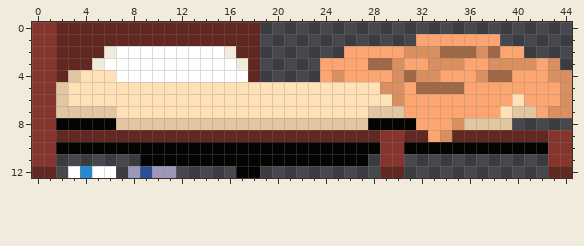
File history of a pixel-art sprite, Assets/Textures/StaticObjects/OliverBedroom/oliver-bed-bounce.png. Above is the file before it was changed.
The file is 45x13 pixels.
And afterwards:
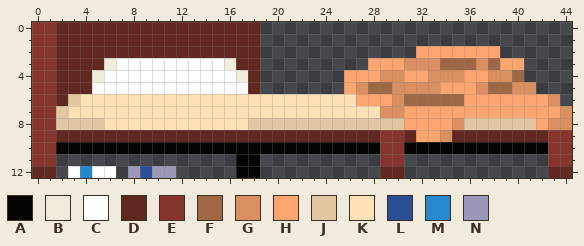
Palette (. is transparent): A #050403  B #f1ebdb  C #ffffff  D #612721  E #85352d  F #9e6746  G #da8f61  H #fca570  J #e2c6a2  K #ffe0b7  L #2b4e95  M #2789cd  N #9a97b9
Difference:
The author changed colour C to colour B in row 3 at x 6 and 16; in row 4 at x 17.
The author changed colour K to colour B in row 4 at x 5.
The author changed colour K to colour C in row 4 at x 6; in row 5 at x 5 to 17.
The author changed colour B to colour D in row 2 at x 6 and 16; in row 3 at x 5 and 17.
The author changed colour C to colour D in row 2 at x 7 to 15.
The author changed colour J to colour D in row 4 at x 3; in rows 5 to 6 at x 2.
The author changed colour K to colour D in row 4 at x 4; in row 5 at x 3 to 4 and 18.
The author changed colour G to colour F in row 3 at x 34 to 35 and 38; in row 5 at x 29.
The author changed colour H to colour F in row 3 at x 36; in row 4 at x 40; in row 5 at x 38 to 39; in row 6 at x 31 to 35.
The author changed colour K to colour F in row 5 at x 28.
Colour G now appears in row 8 at x 43 to 44.
The author changed colour F to colour G in row 4 at x 38 to 39; in row 5 at x 32 to 33.
The author changed colour H to colour G in row 3 at x 31 to 32 and 37; in row 4 at x 29 and 34 to 35; in row 5 at x 31, 37 and 40 to 41; in row 6 at x 43.
The author changed colour J to colour G in row 7 at x 29 to 30.
The author changed colour K to colour G in row 5 at x 27.
Colour H now appears in row 8 at x 42.
The author changed colour A to colour H in row 8 at x 31.
The author changed colour D to colour H in row 9 at x 32.
The author changed colour F to colour H in row 2 at x 34 to 36 and 38; in row 3 at x 28 to 29; in row 4 at x 31; in row 5 at x 34 to 35.
The author changed colour G to colour H in row 2 at x 32 to 33 and 37; in row 3 at x 30 and 39 to 40; in row 4 at x 32 and 37; in row 7 at x 43.
The author changed colour J to colour H in row 7 at x 40 to 41.
The author changed colour K to colour H in row 5 at x 26; in row 6 at x 27 to 29 and 40; in row 7 at x 39.
Colour J now appears in row 8 at x 40 to 41.
The author changed colour A to colour J in row 8 at x 2 to 5 and 28 to 30.
The author changed colour K to colour J in row 6 at x 3.
The author changed colour A to colour K in row 8 at x 6.
The author changed colour J to colour K in row 7 at x 3 to 6 and 28; in row 8 at x 7 to 17.
The author cleared colour A in row 11 at x 9 to 16 and 19 to 27.
The author cleared colour G in row 2 at x 31; in row 3 at x 41 and 43; in row 4 at x 25 and 43 to 44; in rows 5 to 6 at x 44.
The author cleared colour H in row 1 at x 32 to 38; in row 2 at x 26 to 30 and 39 to 40; in row 3 at x 24 to 27 and 42; in row 4 at x 24 and 41 to 42; in row 5 at x 42 to 43.
The author cleared colour K in row 5 at x 19 to 25.
Boxes around the changes in both pictures, in picture pixels (x1, y1, x2, y2):
changed: (56, 34, 572, 166)
